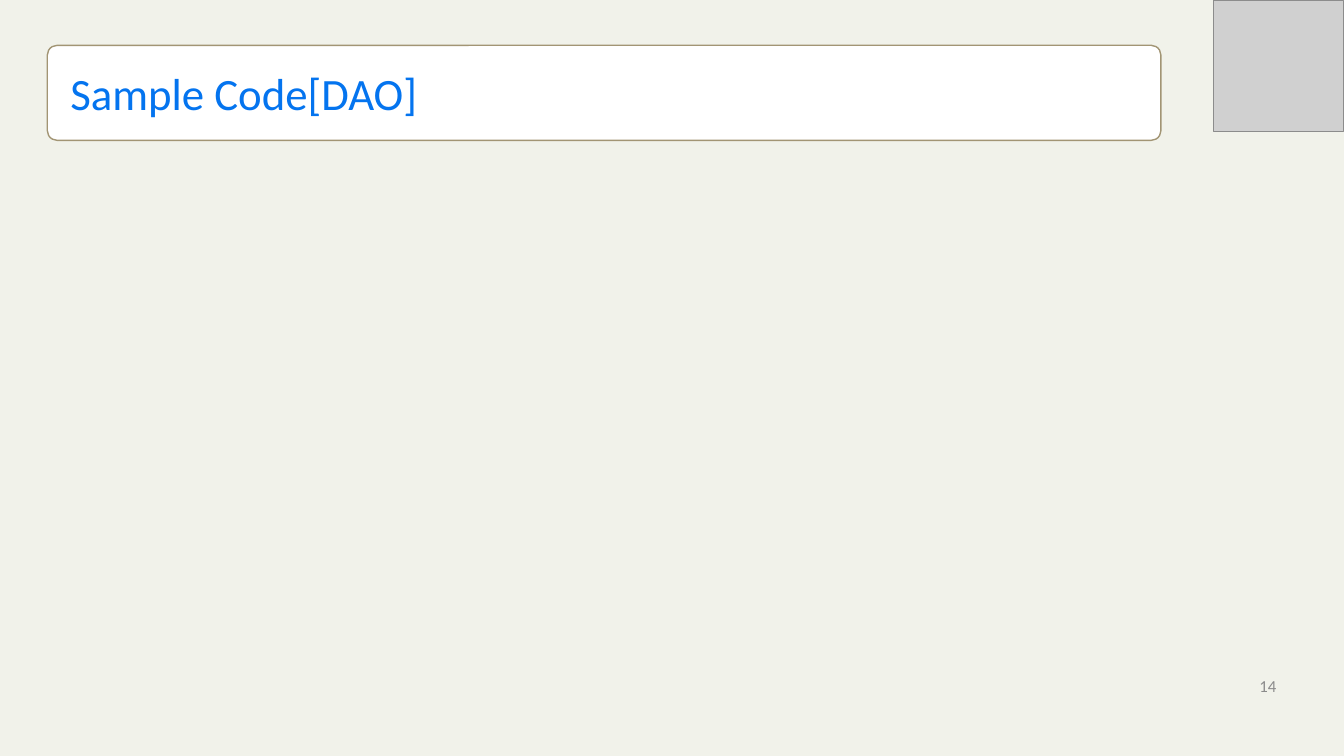
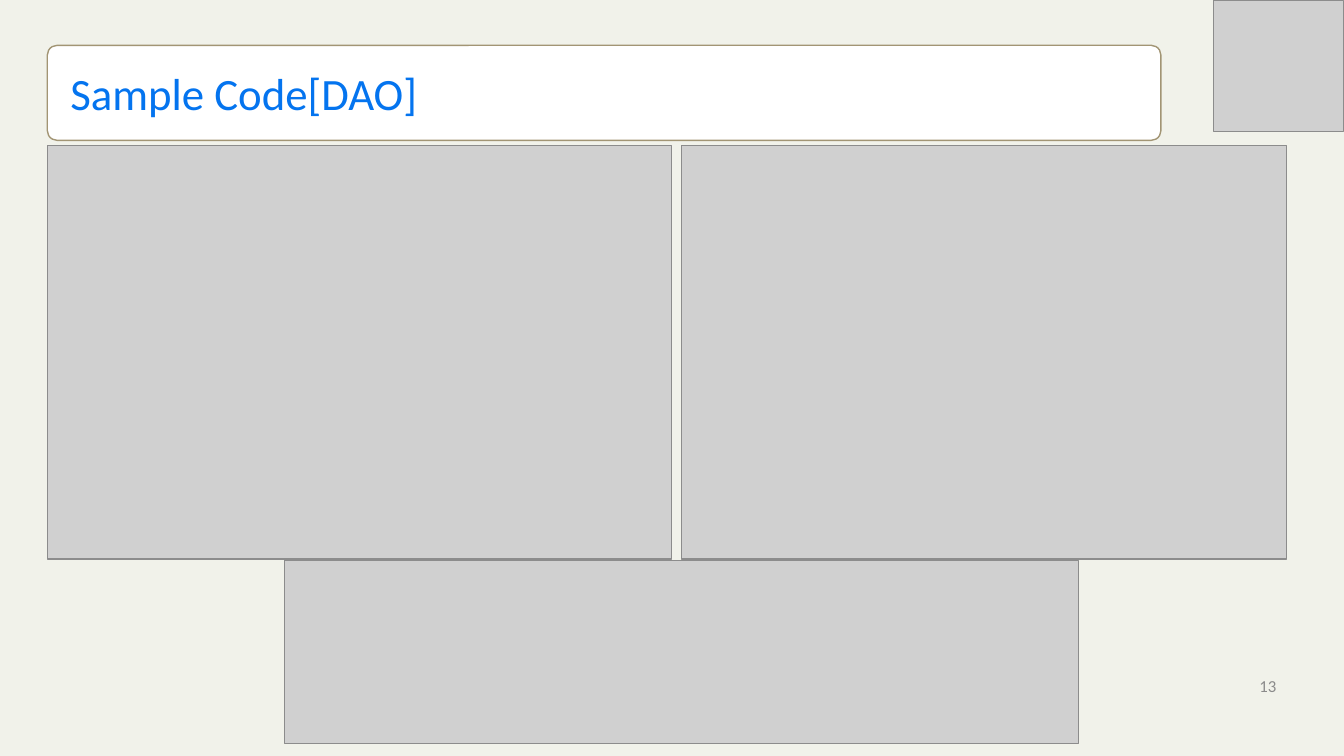
Before and after one commit to mickknutson/SITE_BOOTCAMP_QA, a slide deck: slide 13 of StudentWork/Besh/Project/TestHut Presentation.pptx (slide 14 before the commit). Drawn at 1344x756 pixels with LibreOffice and Linux fonts; fonts in the diff are those of the drawing; grey boxes stand for pictures; background and template pictures are left out. Boxes give left, top, right and bottom in pixels: in the first picture for what was removed or moved away, otherwise in the second. Text is boxed around its words. In the diff, an @@ line names an element or a change of style, - is before the commit and + after.

```diff
--- a/StudentWork/Besh/Project/TestHut Presentation.pptx
+++ b/StudentWork/Besh/Project/TestHut Presentation.pptx
@@ picture added at <box>47,145,673,559</box> @@
@@ picture added at <box>682,145,1288,559</box> @@
@@ picture added at <box>284,561,1078,743</box> @@
@@ page number at <box>1259,681,1276,692</box>: text changed @@
-14
+13
```
Also in this commit, not shown: 3 other slides changed, 2 slides removed.
